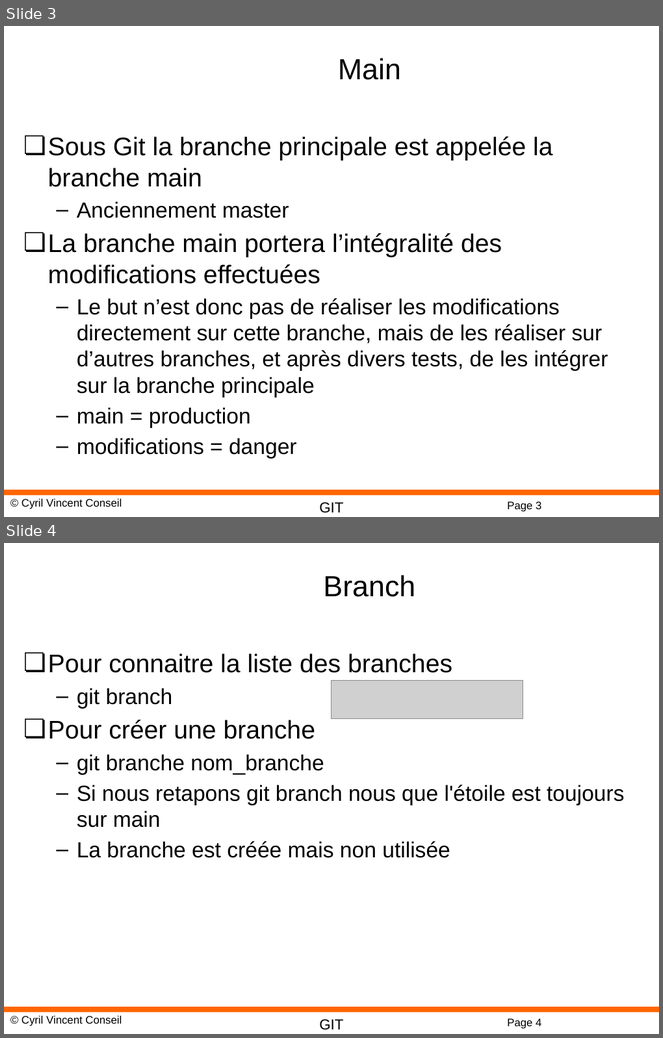
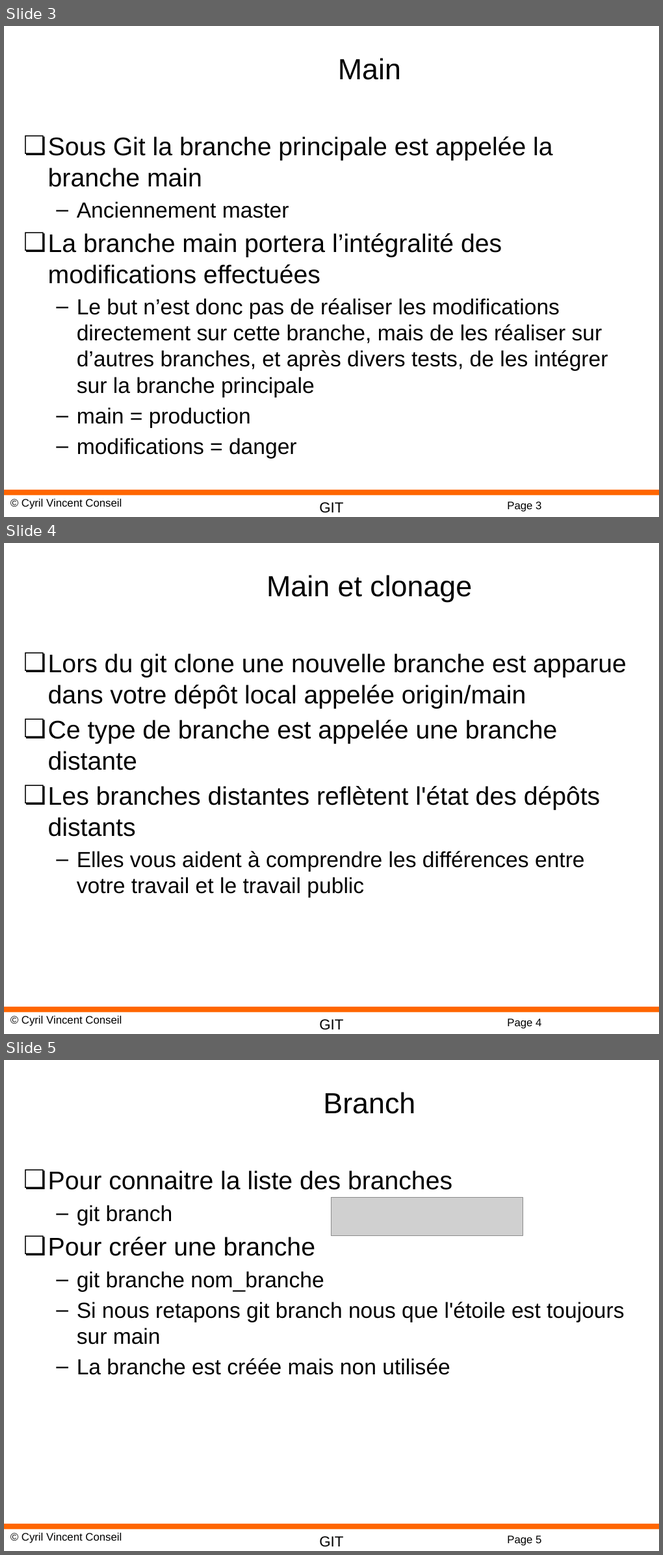
Before and after one commit to cyrilvincent/git, a slide deck: ppt/GIT03-Branches.pptx. Shown one above the other, each under a label of ours: slides 3 and 4 before the commit, slides 3, 4 and 5 after it. The pictures are 663x1038 and 663x1555 pixels, drawn with LibreOffice and Linux fonts; fonts in the diff are those of the drawing; grey boxes stand for pictures; background and template pictures are left out. Boxes give left, top, right and bottom in pixels: in the first picture for what was removed or moved away, otherwise in the second. Text is boxed around its words. In the diff, an @@ line names an element or a change of style, - is before the commit and + after.

```diff
--- a/ppt/GIT03-Branches.pptx
+++ b/ppt/GIT03-Branches.pptx
@@ slide 4 added at box(4, 543, 659, 1034), background #FFFFFF; not listed: 4 template elements that a slide beside it also shows @@
@@ title added at box(267, 575, 472, 602), 32 pt, text #000000 @@
+Main et clonage
@@ text added at box(48, 653, 627, 898), 28 pt, text #000000 @@
+❏ Lors du git clone une nouvelle branche est apparue dans votre dépôt local appelée origin/main
+❏ Ce type de branche est appelée une branche distante
+❏ Les branches distantes reflètent l'état des dépôts distants
+  – Elles vous aident à comprendre les différences entre votre travail et le travail public
@@ what was slide 4 is now slide 5 @@
@@ page number at box(507, 1536, 542, 1546): text changed @@
-Page 4
+Page 5
```
Also in this commit, not shown: 2 slides changed, 4 other slides added, 3 other files.
